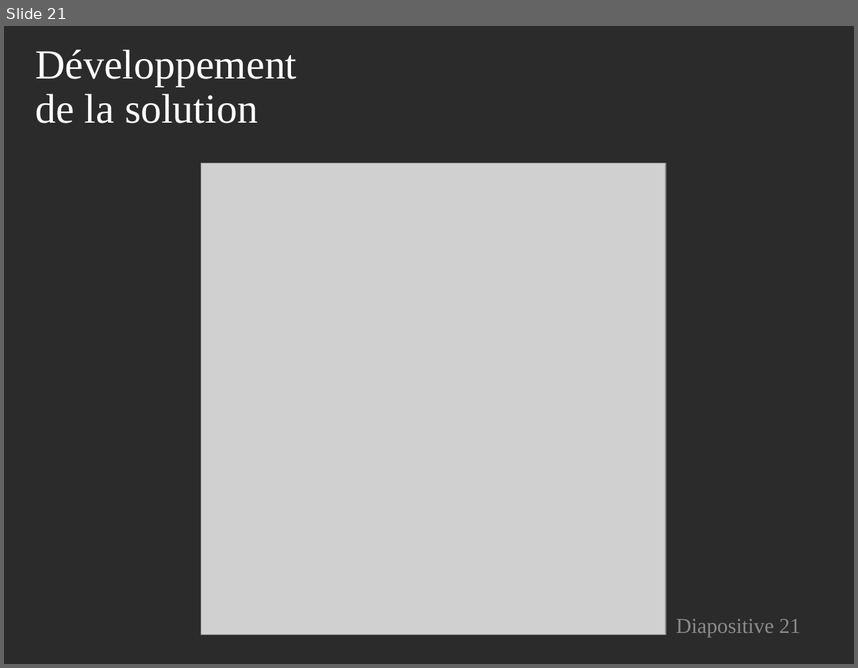
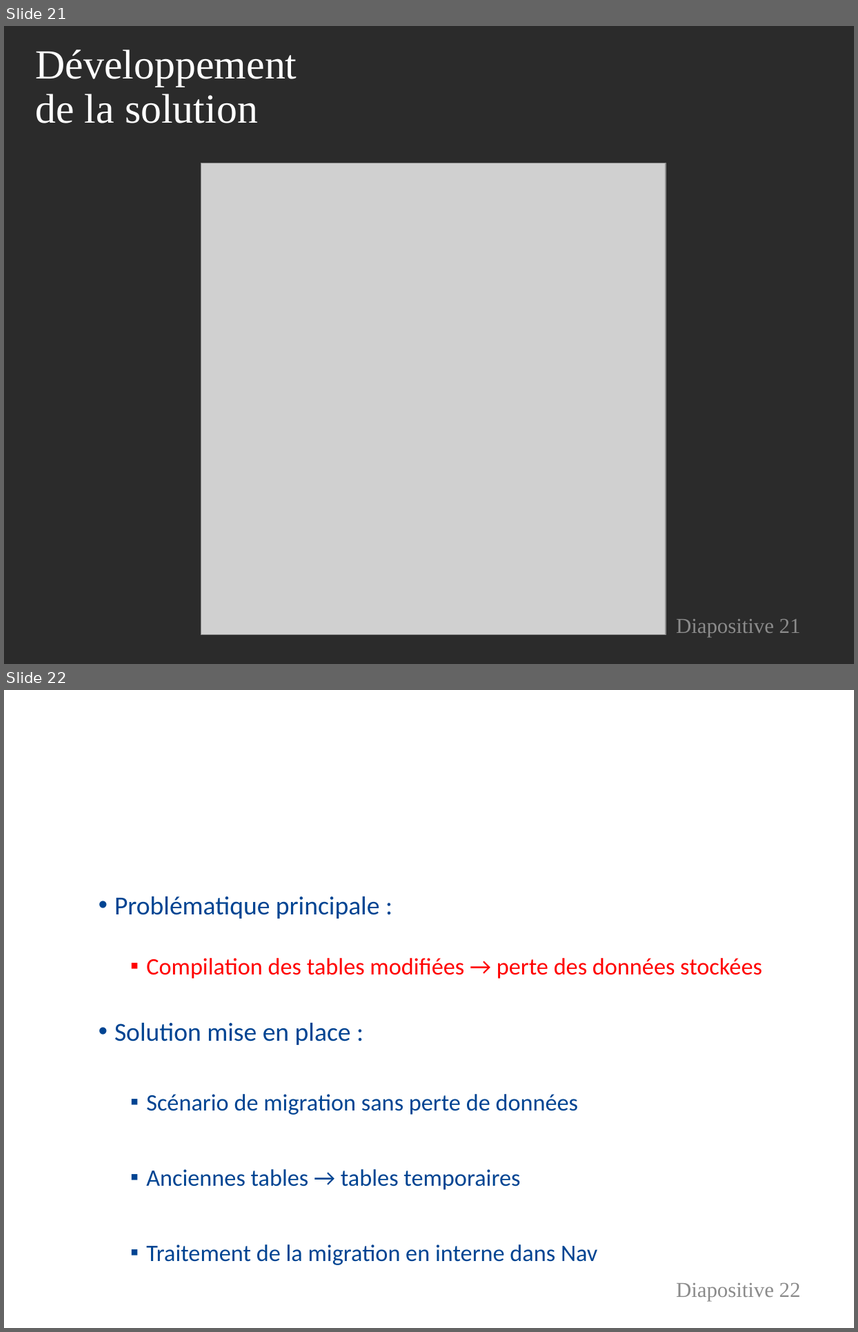
Before and after one commit to FlorentALAPETITE/Rapport_Stage_2017, a slide deck: Soutenance_Stage.pptx. Shown one above the other, each under a label of ours: slide 21 before the commit, slides 21 and 22 after it. The pictures are 858x668 and 858x1332 pixels, drawn with LibreOffice and Linux fonts; fonts in the diff are those of the drawing; grey boxes stand for pictures; background and template pictures are left out; a plain dark background stands for a picture behind light text. Boxes give left, top, right and bottom in pixels: in the first picture for what was removed or moved away, otherwise in the second. Text is boxed around its words. In the diff, an @@ line names an element or a change of style, - is before the commit and + after.

```diff
--- a/Soutenance_Stage.pptx
+++ b/Soutenance_Stage.pptx
@@ slide 22 added at <box>4,690,854,1328</box>, background picture (left out) @@
@@ title added at <box>27,690,617,812</box>, 35 pt, text #FFFFFF @@
+Développement
+de la solution
@@ text added at <box>114,896,380,918</box>, 22 pt, text #004492 @@
+• Problématique principale :
@@ text added at <box>146,958,762,978</box>, 20 pt, text #FF0000 @@
+  ▪ Compilation des tables modifiées → perte des données stockées
@@ text added at <box>114,1023,351,1045</box>, 22 pt, text #004492 @@
+• Solution mise en place :
@@ text added at <box>146,1094,597,1265</box>, 20 pt, text #004492 @@
+  ▪ Scénario de migration sans perte de données
+  ▪ Anciennes tables → tables temporaires
+  ▪ Traitement de la migration en interne dans Nav
@@ page number added at <box>676,1282,801,1301</box>, 18 pt, text #8C8C8C @@
+Diapositive 22
```
Also in this commit, not shown: 3 slides changed, 1 other slide added, 1 other file.
